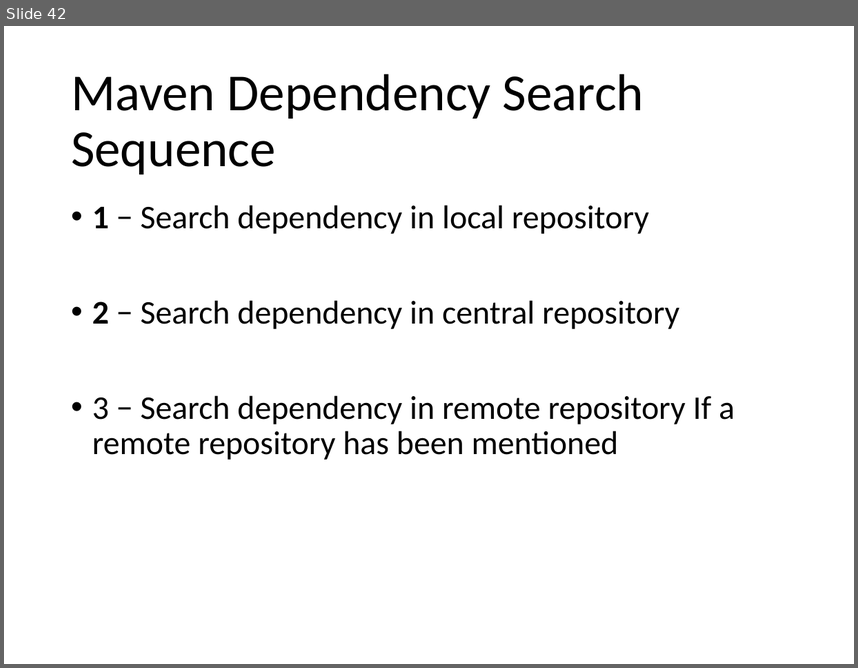
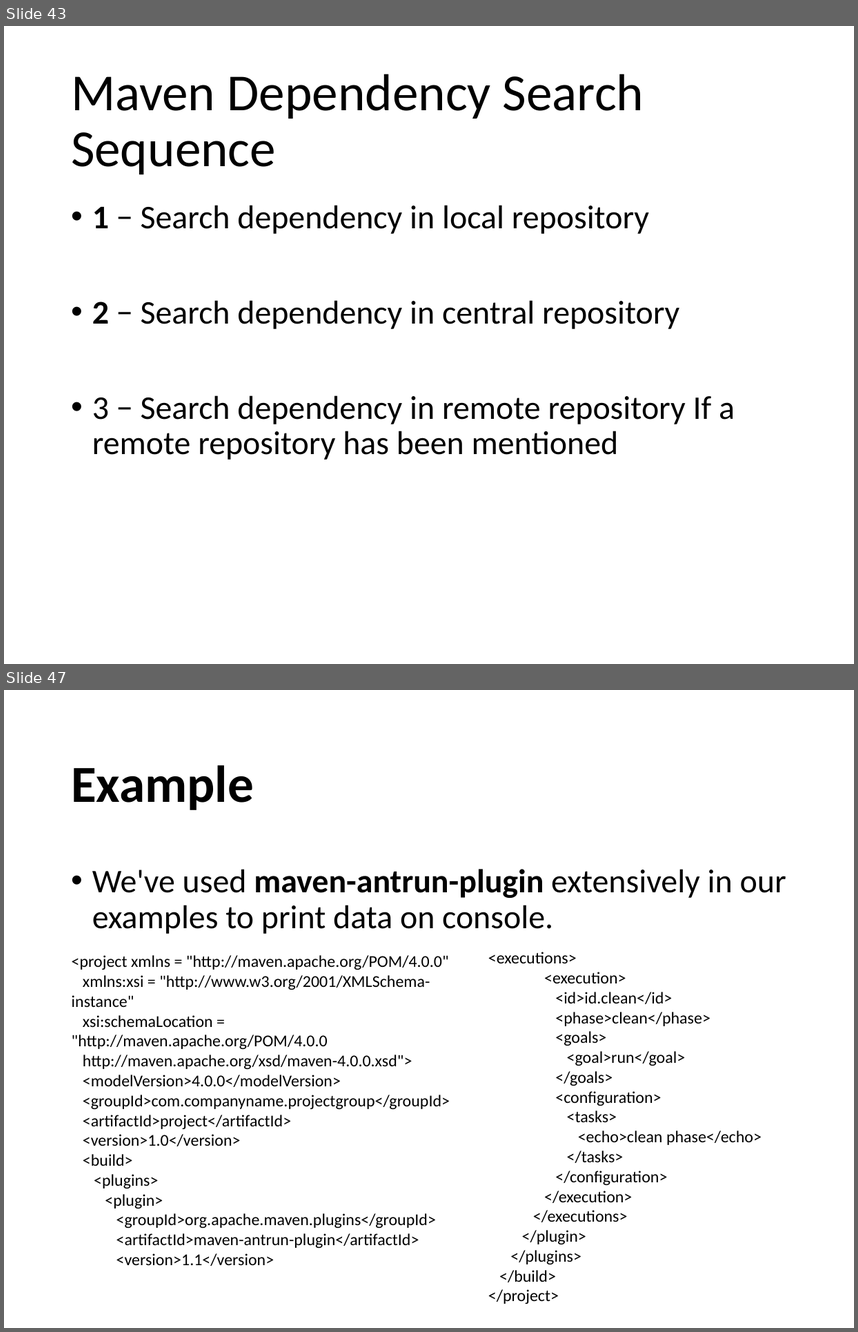
Before and after one commit to lawren43/mytest-repo, a slide deck: test-maven/doc/20191023-Maven Tutorial.pptx. Shown one above the other, each under a label of ours: slide 42 before the commit, slides 43 and 47 after it; the slides between them are not shown. The pictures are 858x668 and 858x1332 pixels, drawn with LibreOffice and Linux fonts; fonts in the diff are those of the drawing. Boxes give left, top, right and bottom in pixels: in the first picture for what was removed or moved away, otherwise in the second. Text is boxed around its words. In the diff, an @@ line names an element or a change of style, - is before the commit and + after.

```diff
--- a/test-maven/doc/20191023-Maven Tutorial.pptx
+++ b/test-maven/doc/20191023-Maven Tutorial.pptx
@@ slide 47 added at (4, 690, 854, 1328), background #FFFFFF @@
@@ title added at (71, 765, 254, 810), 44 pt, text #000000, bold @@
+Example
@@ text added at (92, 869, 786, 934), 28 pt, text #000000 @@
+• We've used maven-antrun-plugin extensively in our examples to print data on console.
@@ text added at (72, 955, 450, 1265), 14 pt, text #000000 @@
+<project xmlns = "http://maven.apache.org/POM/4.0.0"
+xmlns:xsi = "http://www.w3.org/2001/XMLSchema-instance"
+xsi:schemaLocation = "http://maven.apache.org/POM/4.0.0
+http://maven.apache.org/xsd/maven-4.0.0.xsd">
+<modelVersion>4.0.0</modelVersion>
+<groupId>com.companyname.projectgroup</groupId>
+<artifactId>project</artifactId>
+<version>1.0</version>
+<build>
+<plugins>
+<plugin>
+<groupId>org.apache.maven.plugins</groupId>
+<artifactId>maven-antrun-plugin</artifactId>
+<version>1.1</version>
@@ text added at (488, 952, 762, 1303), 14 pt, text #000000 @@
+<executions>
+<execution>
+<id>id.clean</id>
+<phase>clean</phase>
+<goals>
+<goal>run</goal>
+</goals>
+<configuration>
+<tasks>
+<echo>clean phase</echo>
+</tasks>
+</configuration>
+</execution>
+</executions>
+</plugin>
+</plugins>
+</build>
+</project>
@@ what was slide 42 is now slide 43 @@
```
Also in this commit, not shown: 1 slide changed, 89 other slides added, 9 other files.
